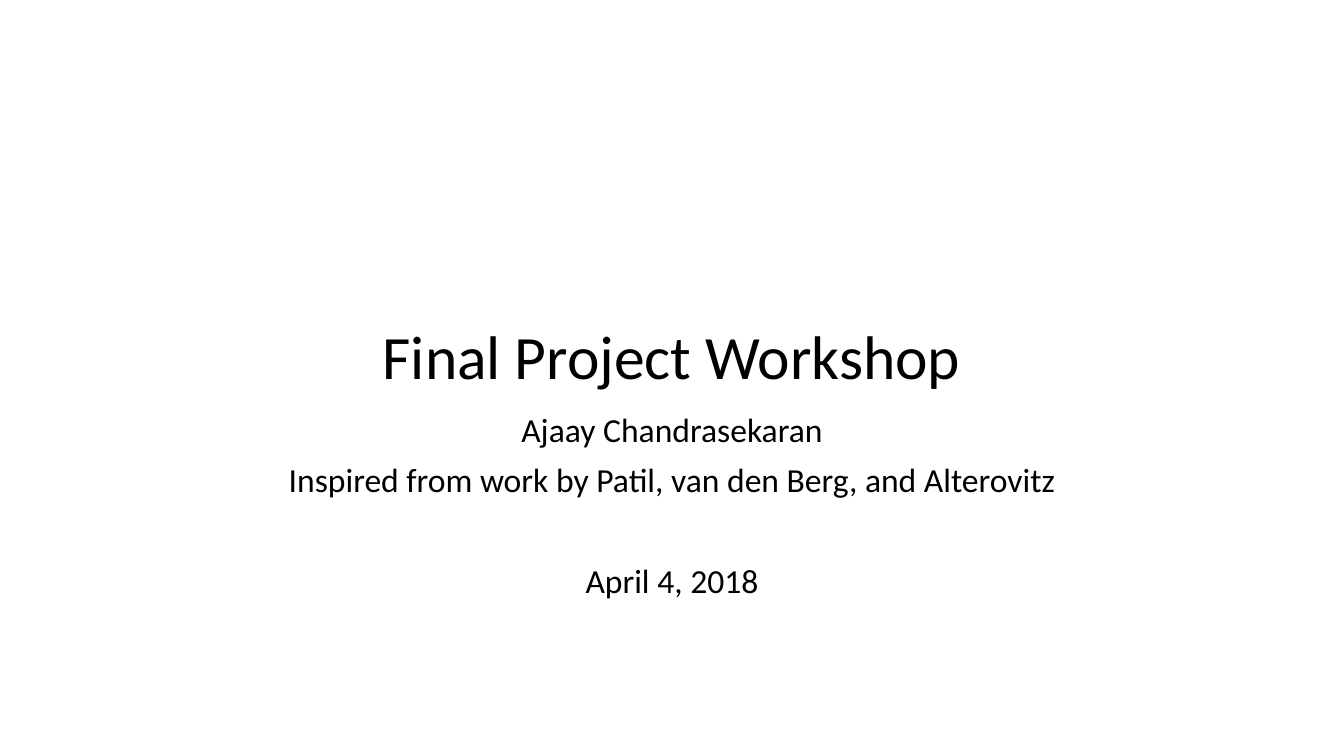
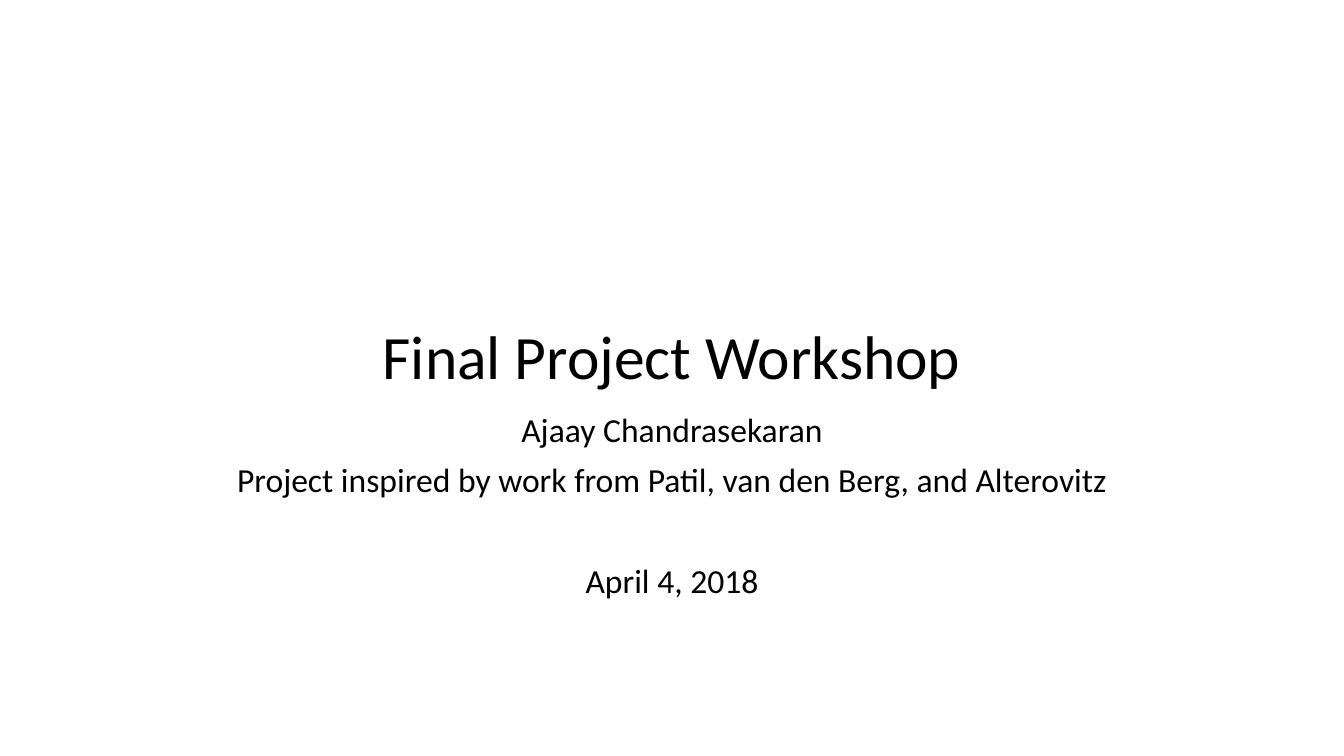
Before and after one commit to ajaayc/Probability-of-Collision-for-Safe-Planning, a slide deck: slide 1 of workshop_4.4.18/workshop_4.4.pptx. Drawn at 1344x756 pixels with LibreOffice and Linux fonts; fonts in the diff are those of the drawing. Boxes give left, top, right and bottom in pixels: in the first picture for what was removed or moved away, otherwise in the second. Text is boxed around its words. In the diff, an @@ line names an element or a change of style, - is before the commit and + after.

```diff
--- a/workshop_4.4.18/workshop_4.4.pptx
+++ b/workshop_4.4.18/workshop_4.4.pptx
@@ subtitle at (237,468,1107,498): text changed @@
-Inspired from work by Patil, van den Berg, and Alterovitz
+Project inspired by work from Patil, van den Berg, and Alterovitz
```
Also in this commit, not shown: 5 other slides changed, 1 slide removed.
